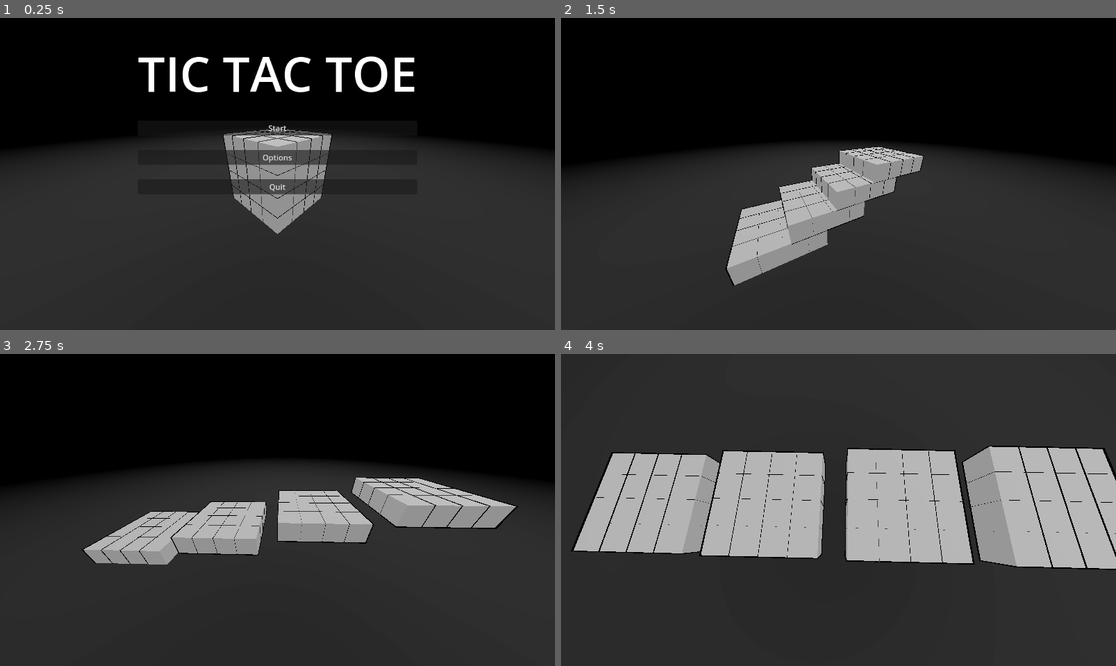
Above: before the commit, frames 1-4 (two rows, left to right).
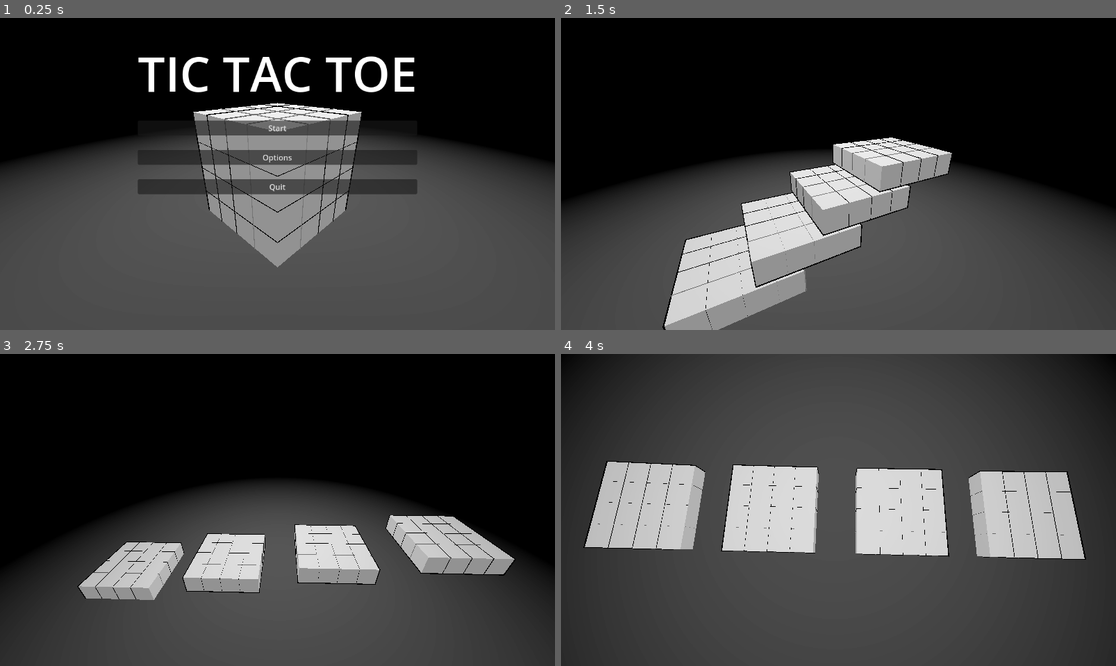
Above: after the commit, the same moments.

Repository: WingusInbound/3D-Tic-Tac-Toe
Game: Godot game, scene res://Scenes/main.tscn
Two runs of this game, one before a commit and one after it. Both use one fixed random seed, a clock stepped at 60 frames per second and the inputs below.
Inputs (mouse positions are in pixels of both pictures, inside the frame that each line leads up to):
- Up to frame 1 (0.25 s): no input
- Up to frame 2 (1.5 s): click "Start" at 0.5 s; move the mouse to (960, 158) at 1.27 s; press the mouse at (960, 158) at 1.28 s
- Up to frame 3 (2.75 s): move the mouse to (166, 525) at 2.02 s; release the mouse at (166, 525) at 2.03 s; click (166, 525) at 2.1 s
- Up to frame 4 (4 s): move the mouse to (894, 441) at 2.77 s; press the mouse at (894, 441) at 2.78 s; move the mouse to (810, 572) at 3.52 s; release the mouse at (810, 572) at 3.53 s; click (810, 572) at 3.6 s

The runs differ from the first frame. In frame 1, 47% of the frame differs, in the area x 0-100%, y 27-100%; in frame 2, 36%; in frame 3, 43%; in frame 4, 47%, in the area x 0-100%, y 0-100%.

Commit message:
Revert "Adding customized sizes"

Diff:
--- a/Scenes/main.tscn
+++ b/Scenes/main.tscn
@@ -33,38 +33,247 @@
 tracks/0/type = "value"
 tracks/0/imported = false
 tracks/0/enabled = true
-tracks/0/path = NodePath("Camera3D:position")
+tracks/0/path = NodePath("LayerFour:position")
 tracks/0/interp = 1
 tracks/0/loop_wrap = true
 tracks/0/keys = {
 "times": PackedFloat32Array(0),
 "transitions": PackedFloat32Array(1),
 "update": 0,
-"values": [Vector3(-5, 5, 5)]
+"values": [Vector3(0, 0, 0)]
 }
 tracks/1/type = "value"
 tracks/1/imported = false
 tracks/1/enabled = true
-tracks/1/path = NodePath("Camera3D:rotation")
+tracks/1/path = NodePath("LayerThree:position")
 tracks/1/interp = 1
 tracks/1/loop_wrap = true
 tracks/1/keys = {
 "times": PackedFloat32Array(0),
 "transitions": PackedFloat32Array(1),
 "update": 0,
-"values": [Vector3(-0.436332, -0.785398, 0)]
+"values": [Vector3(0, 0, 0)]
 }
 tracks/2/type = "value"
 tracks/2/imported = false
 tracks/2/enabled = true
-tracks/2/path = NodePath("Camera3D:fov")
+tracks/2/path = NodePath("LayerTwo:position")
 tracks/2/interp = 1
 tracks/2/loop_wrap = true
 tracks/2/keys = {
 "times": PackedFloat32Array(0),
 "transitions": PackedFloat32Array(1),
 "update": 0,
-"values": [100.0]
+"values": [Vector3(0, 0, 0)]
+}
+tracks/3/type = "value"
+tracks/3/imported = false
+tracks/3/enabled = true
+tracks/3/path = NodePath("LayerOne:position")
+tracks/3/interp = 1
+tracks/3/loop_wrap = true
+tracks/3/keys = {
+"times": PackedFloat32Array(0),
+"transitions": PackedFloat32Array(1),
+"update": 0,
+"values": [Vector3(0, 0, 0)]
+}
+tracks/4/type = "value"
+tracks/4/imported = false
+tracks/4/enabled = true
+tracks/4/path = NodePath("Camera3D:position")
+tracks/4/interp = 1
+tracks/4/loop_wrap = true
+tracks/4/keys = {
+"times": PackedFloat32Array(0),
+"transitions": PackedFloat32Array(1),
+"update": 0,
+"values": [Vector3(-5, 5, 5)]
+}
+tracks/5/type = "value"
+tracks/5/imported = false
+tracks/5/enabled = true
+tracks/5/path = NodePath("Camera3D:rotation")
+tracks/5/interp = 1
+tracks/5/loop_wrap = true
+tracks/5/keys = {
+"times": PackedFloat32Array(0),
+"transitions": PackedFloat32Array(1),
+"update": 0,
+"values": [Vector3(-0.436332, -0.785398, 0)]
+}
+tracks/6/type = "value"
+tracks/6/imported = false
+tracks/6/enabled = true
+tracks/6/path = NodePath("LayerThree:rotation")
+tracks/6/interp = 1
+tracks/6/loop_wrap = true
+tracks/6/keys = {
+"times": PackedFloat32Array(0),
+"transitions": PackedFloat32Array(1),
+"update": 0,
+"values": [Vector3(0, 0, 0)]
+}
+tracks/7/type = "value"
+tracks/7/imported = false
+tracks/7/enabled = true
+tracks/7/path = NodePath("LayerOne:rotation")
+tracks/7/interp = 1
+tracks/7/loop_wrap = true
+tracks/7/keys = {
+"times": PackedFloat32Array(0),
+"transitions": PackedFloat32Array(1),
+"update": 0,
+"values": [Vector3(0, 0, 0)]
+}
+tracks/8/type = "value"
+tracks/8/imported = false
+tracks/8/enabled = true
+tracks/8/path = NodePath("LayerTwo:rotation")
+tracks/8/interp = 1
+tracks/8/loop_wrap = true
+tracks/8/keys = {
+"times": PackedFloat32Array(0),
+"transitions": PackedFloat32Array(1),
+"update": 0,
+"values": [Vector3(0, 0, 0)]
+}
+tracks/9/type = "value"
+tracks/9/imported = false
+tracks/9/enabled = true
+tracks/9/path = NodePath("LayerFour:rotation")
+tracks/9/interp = 1
+tracks/9/loop_wrap = true
+tracks/9/keys = {
+"times": PackedFloat32Array(0),
+"transitions": PackedFloat32Array(1),
+"update": 0,
+"values": [Vector3(0, 0, 0)]
+}
+
+[sub_resource type="Animation" id="Animation_rmkl8"]
+resource_name = "game_win"
+length = 4.0
+step = 1.0
+tracks/0/type = "value"
+tracks/0/imported = false
+tracks/0/enabled = true
+tracks/0/path = NodePath("LayerFour:position")
+tracks/0/interp = 2
+tracks/0/loop_wrap = true
+tracks/0/keys = {
+"times": PackedFloat32Array(0, 2, 3),
+"transitions": PackedFloat32Array(1, 1, 1),
+"update": 0,
+"values": [Vector3(0, 0, 0), Vector3(9, 0, 0), Vector3(9, -3, 0)]
+}
+tracks/1/type = "value"
+tracks/1/imported = false
+tracks/1/enabled = true
+tracks/1/path = NodePath("LayerThree:position")
+tracks/1/interp = 2
+tracks/1/loop_wrap = true
+tracks/1/keys = {
+"times": PackedFloat32Array(0, 2, 3),
+"transitions": PackedFloat32Array(1, 1, 1),
+"update": 0,
+"values": [Vector3(0, 0, 0), Vector3(3, 0, 0), Vector3(3, -2, 0)]
+}
+tracks/2/type = "value"
+tracks/2/imported = false
+tracks/2/enabled = true
+tracks/2/path = NodePath("LayerTwo:position")
+tracks/2/interp = 2
+tracks/2/loop_wrap = true
+tracks/2/keys = {
+"times": PackedFloat32Array(0, 2, 3),
+"transitions": PackedFloat32Array(1, 1, 1),
+"update": 0,
+"values": [Vector3(0, 0, 0), Vector3(-3, 0, 0), Vector3(-3, -1, 0)]
+}
+tracks/3/type = "value"
+tracks/3/imported = false
+tracks/3/enabled = true
+tracks/3/path = NodePath("LayerOne:position")
+tracks/3/interp = 2
+tracks/3/loop_wrap = true
+tracks/3/keys = {
+"times": PackedFloat32Array(0, 2, 3),
+"transitions": PackedFloat32Array(1, 1, 1),
+"update": 0,
+"values": [Vector3(0, 0, 0), Vector3(-9, 0, 0), Vector3(-9, 0, 0)]
+}
+tracks/4/type = "value"
+tracks/4/imported = false
+tracks/4/enabled = true
+tracks/4/path = NodePath("Camera3D:position")
+tracks/4/interp = 2
+tracks/4/loop_wrap = true
+tracks/4/keys = {
+"times": PackedFloat32Array(0, 2, 4),
+"transitions": PackedFloat32Array(1, 1, 1),
+"update": 0,
+"values": [Vector3(-5, 5, 5), Vector3(0, 10, 10), Vector3(0, 10, 0)]
+}
+tracks/5/type = "value"
+tracks/5/imported = false
+tracks/5/enabled = true
+tracks/5/path = NodePath("Camera3D:rotation")
+tracks/5/interp = 2
+tracks/5/loop_wrap = true
+tracks/5/keys = {
+"times": PackedFloat32Array(0, 2, 4),
+"transitions": PackedFloat32Array(1, 1, 1),
+"update": 0,
+"values": [Vector3(-0.436332, -0.785398, 0), Vector3(-0.436332, 0, 0), Vector3(-1.5708, 0, 0)]
+}
+tracks/6/type = "value"
+tracks/6/imported = false
+tracks/6/enabled = true
+tracks/6/path = NodePath("LayerThree:rotation")
+tracks/6/interp = 2
+tracks/6/loop_wrap = true
+tracks/6/keys = {
+"times": PackedFloat32Array(3, 4),
+"transitions": PackedFloat32Array(1, 1),
+"update": 0,
+"values": [Vector3(0, 0, 0), Vector3(0, 0, 0.0349066)]
+}
+tracks/7/type = "value"
+tracks/7/imported = false
+tracks/7/enabled = true
+tracks/7/path = NodePath("LayerOne:rotation")
+tracks/7/interp = 2
+tracks/7/loop_wrap = true
+tracks/7/keys = {
+"times": PackedFloat32Array(3, 4),
+"transitions": PackedFloat32Array(1, 1),
+"update": 0,
+"values": [Vector3(0, 0, 0), Vector3(0, 0, -0.174533)]
+}
+tracks/8/type = "value"
+tracks/8/imported = false
+tracks/8/enabled = true
+tracks/8/path = NodePath("LayerTwo:rotation")
+tracks/8/interp = 2
+tracks/8/loop_wrap = true
+tracks/8/keys = {
+"times": PackedFloat32Array(3, 4),
+"transitions": PackedFloat32Array(1, 1),
+"update": 0,
+"values": [Vector3(0, 0, 0), Vector3(0, 0, -0.0349066)]
+}
+tracks/9/type = "value"
+tracks/9/imported = false
+tracks/9/enabled = true
+tracks/9/path = NodePath("LayerFour:rotation")
+tracks/9/interp = 2
+tracks/9/loop_wrap = true
+tracks/9/keys = {
+"times": PackedFloat32Array(3, 4),
+"transitions": PackedFloat32Array(1, 1),
+"update": 0,
+"values": [Vector3(0, 0, 0), Vector3(0, 0, 0.0872665)]
 }
 
 [sub_resource type="Animation" id="Animation_ydefg"]
@@ -74,64 +283,183 @@
 tracks/0/type = "value"
 tracks/0/imported = false
 tracks/0/enabled = true
-tracks/0/path = NodePath("Camera3D:position")
+tracks/0/path = NodePath("LayerFour:position")
 tracks/0/interp = 2
 tracks/0/loop_wrap = true
 tracks/0/keys = {
-"times": PackedFloat32Array(0, 2, 4),
-"transitions": PackedFloat32Array(1, 1, 1),
-"update": 0,
-"values": [Vector3(-5, 5, 5), Vector3(0, 10, 10), Vector3(0, 10, 0)]
+"times": PackedFloat32Array(0, 2, 3),
+"transitions": PackedFloat32Array(1, 1, 1),
+"update": 0,
+"values": [Vector3(0, 0, 0), Vector3(9, 0, 0), Vector3(9, -3, 0)]
 }
 tracks/1/type = "value"
 tracks/1/imported = false
 tracks/1/enabled = true
-tracks/1/path = NodePath("Camera3D:rotation")
+tracks/1/path = NodePath("LayerThree:position")
 tracks/1/interp = 2
 tracks/1/loop_wrap = true
 tracks/1/keys = {
+"times": PackedFloat32Array(0, 2, 3),
+"transitions": PackedFloat32Array(1, 1, 1),
+"update": 0,
+"values": [Vector3(0, 0, 0), Vector3(3, 0, 0), Vector3(3, -2, 0)]
+}
+tracks/2/type = "value"
+tracks/2/imported = false
+tracks/2/enabled = true
+tracks/2/path = NodePath("LayerTwo:position")
+tracks/2/interp = 2
+tracks/2/loop_wrap = true
+tracks/2/keys = {
+"times": PackedFloat32Array(0, 2, 3),
+"transitions": PackedFloat32Array(1, 1, 1),
+"update": 0,
+"values": [Vector3(0, 0, 0), Vector3(-3, 0, 0), Vector3(-3, -1, 0)]
+}
+tracks/3/type = "value"
+tracks/3/imported = false
+tracks/3/enabled = true
+tracks/3/path = NodePath("LayerOne:position")
+tracks/3/interp = 2
+tracks/3/loop_wrap = true
+tracks/3/keys = {
+"times": PackedFloat32Array(0, 2, 3),
+"transitions": PackedFloat32Array(1, 1, 1),
+"update": 0,
+"values": [Vector3(0, 0, 0), Vector3(-9, 0, 0), Vector3(-9, 0, 0)]
+}
+tracks/4/type = "value"
+tracks/4/imported = false
+tracks/4/enabled = true
+tracks/4/path = NodePath("Camera3D:position")
+tracks/4/interp = 2
+tracks/4/loop_wrap = true
+tracks/4/keys = {
 "times": PackedFloat32Array(0, 2, 4),
 "transitions": PackedFloat32Array(1, 1, 1),
 "update": 0,
+"values": [Vector3(-5, 5, 5), Vector3(0, 10, 10), Vector3(0, 10, 0)]
+}
+tracks/5/type = "value"
+tracks/5/imported = false
+tracks/5/enabled = true
+tracks/5/path = NodePath("Camera3D:rotation")
+tracks/5/interp = 2
+tracks/5/loop_wrap = true
+tracks/5/keys = {
+"times": PackedFloat32Array(0, 2, 4),
+"transitions": PackedFloat32Array(1, 1, 1),
+"update": 0,
 "values": [Vector3(-0.436332, -0.785398, 0), Vector3(-0.436332, 0, 0), Vector3(-1.5708, 0, 0)]
 }
-
-[sub_resource type="Animation" id="Animation_5nuce"]
+tracks/6/type = "value"
+tracks/6/imported = false
+tracks/6/enabled = true
+tracks/6/path = NodePath("LayerThree:rotation")
+tracks/6/interp = 2
+tracks/6/loop_wrap = true
+tracks/6/keys = {
+"times": PackedFloat32Array(3, 4),
+"transitions": PackedFloat32Array(1, 1),
+"update": 0,
+"values": [Vector3(0, 0, 0), Vector3(0, 0, 0.0349066)]
+}
+tracks/7/type = "value"
+tracks/7/imported = false
+tracks/7/enabled = true
+tracks/7/path = NodePath("LayerOne:rotation")
+tracks/7/interp = 2
+tracks/7/loop_wrap = true
+tracks/7/keys = {
+"times": PackedFloat32Array(3, 4),
+"transitions": PackedFloat32Array(1, 1),
+"update": 0,
+"values": [Vector3(0, 0, 0), Vector3(0, 0, -0.174533)]
+}
+tracks/8/type = "value"
+tracks/8/imported = false
+tracks/8/enabled = true
+tracks/8/path = NodePath("LayerTwo:rotation")
+tracks/8/interp = 2
+tracks/8/loop_wrap = true
+tracks/8/keys = {
+"times": PackedFloat32Array(3, 4),
+"transitions": PackedFloat32Array(1, 1),
+"update": 0,
+"values": [Vector3(0, 0, 0), Vector3(0, 0, -0.0349066)]
+}
+tracks/9/type = "value"
+tracks/9/imported = false
+tracks/9/enabled = true
+tracks/9/path = NodePath("LayerFour:rotation")
+tracks/9/interp = 2
+tracks/9/loop_wrap = true
+tracks/9/keys = {
+"times": PackedFloat32Array(3, 4),
+"transitions": PackedFloat32Array(1, 1),
+"update": 0,
+"values": [Vector3(0, 0, 0), Vector3(0, 0, 0.0872665)]
+}
+
+[sub_resource type="Animation" id="Animation_jxbgm"]
 resource_name = "rotate"
 length = 5.0
+loop_mode = 1
 tracks/0/type = "value"
 tracks/0/imported = false
 tracks/0/enabled = true
-tracks/0/path = NodePath("Camera3D:fov")
+tracks/0/path = NodePath("LayerOne:rotation")
 tracks/0/interp = 1
 tracks/0/loop_wrap = true
 tracks/0/keys = {
-"times": PackedFloat32Array(0, 5),
-"transitions": PackedFloat32Array(1, 1),
-"update": 0,
-"values": [100.0, 50.0]
+"times": PackedFloat32Array(0, 2.5, 5),
+"transitions": PackedFloat32Array(1, 1, 1),
+"update": 0,
+"values": [Vector3(0, 0, 0), Vector3(0, 3.14159, 0), Vector3(0, 6.28319, 0)]
+}
+tracks/1/type = "value"
+tracks/1/imported = false
+tracks/1/enabled = true
+tracks/1/path = NodePath("LayerTwo:rotation")
+tracks/1/interp = 1
+tracks/1/loop_wrap = true
+tracks/1/keys = {
+"times": PackedFloat32Array(0, 2.5, 5),
+"transitions": PackedFloat32Array(1, 1, 1),
+"update": 0,
+"values": [Vector3(0, 0, 0), Vector3(0, 3.14159, 0), Vector3(0, 6.28319, 0)]
+}
+tracks/2/type = "value"
+tracks/2/imported = false
+tracks/2/enabled = true
+tracks/2/path = NodePath("LayerThree:rotation")
+tracks/2/interp = 1
+tracks/2/loop_wrap = true
+tracks/2/keys = {
+"times": PackedFloat32Array(0, 2.5, 5),
+"transitions": PackedFloat32Array(1, 1, 1),
+"update": 0,
+"values": [Vector3(0, 0, 0), Vector3(0, 3.14159, 0), Vector3(0, 6.28319, 0)]
+}
+tracks/3/type = "value"
+tracks/3/imported = false
+tracks/3/enabled = true
+tracks/3/path = NodePath("LayerFour:rotation")
+tracks/3/interp = 1
+tracks/3/loop_wrap = true
+tracks/3/keys = {
+"times": PackedFloat32Array(0, 2.5, 5),
+"transitions": PackedFloat32Array(1, 1, 1),
+"update": 0,
+"values": [Vector3(0, 0, 0), Vector3(0, 3.14159, 0), Vector3(0, 6.28319, 0)]
 }
 
 [sub_resource type="AnimationLibrary" id="AnimationLibrary_r8lxa"]
 _data = {
 "RESET": SubResource("Animation_am3os"),
+"game_win": SubResource("Animation_rmkl8"),
 "play_game": SubResource("Animation_ydefg"),
-"rotate": SubResource("Animation_5nuce")
-}
-
-[sub_resource type="Animation" id="Animation_mbplr"]
-resource_name = "play_game"
-length = 4.0
-
-[sub_resource type="Animation" id="Animation_7cg1e"]
-resource_name = "rotate"
-length = 5.0
-loop_mode = 1
-
-[sub_resource type="AnimationLibrary" id="AnimationLibrary_4pypu"]
-_data = {
-"play_game": SubResource("Animation_mbplr"),
-"rotate": SubResource("Animation_7cg1e")
+"rotate": SubResource("Animation_jxbgm")
 }
 
 [node name="Main" type="Node3D"]
@@ -164,7 +492,6 @@
 [node name="Camera3D" type="Camera3D" parent="."]
 transform = Transform3D(0.707107, 0.298836, -0.640856, 0, 0.906308, 0.422618, 0.707107, -0.298836, 0.640856, -5, 5, 5)
 current = true
-fov = 100.0
 
 [node name="LayerOne" type="Node3D" parent="."]
 
@@ -365,17 +692,12 @@
 [node name="Square15" parent="LayerFour" instance=ExtResource("3_edg6o")]
 transform = Transform3D(1, 0, 0, 0, 1, 0, 0, 0, 1, 1, 3, 1)
 
-[node name="CameraAnimationPlayer" type="AnimationPlayer" parent="."]
+[node name="AnimationPlayer" type="AnimationPlayer" parent="."]
 libraries = {
 "": SubResource("AnimationLibrary_r8lxa")
 }
 
-[node name="CubeAnimationPlayer" type="AnimationPlayer" parent="."]
-libraries = {
-"": SubResource("AnimationLibrary_4pypu")
-}
-
 [node name="WinCheck" type="Node3D" parent="."]
 script = ExtResource("4_vb1hq")
 
-[connection signal="animation_finished" from="CameraAnimationPlayer" to="." method="_on_animation_player_animation_finished"]
+[connection signal="animation_finished" from="AnimationPlayer" to="." method="_on_animation_player_animation_finished"]
--- a/Scripts/main.gd
+++ b/Scripts/main.gd
@@ -12,27 +12,20 @@
 var current_turn: int
 var players: Array
 var winner
-var cube_size: int
-var half_size: int
 
-# On Ready
 @onready var layer_one = $LayerOne
 @onready var layer_two = $LayerTwo
 @onready var layer_three = $LayerThree
 @onready var layer_four = $LayerFour
+@onready var anim_player = $AnimationPlayer
 @onready var layers = [layer_one, layer_two, layer_three, layer_four]
 @onready var win_check: Node3D = $WinCheck
 @onready var ui: UI = $UI_Canvas
-@onready var square = preload("res://Scenes/square.tscn")
-@onready var cube_anim_player: AnimationPlayer = $CubeAnimationPlayer
-@onready var camera_anim_player: AnimationPlayer = $CameraAnimationPlayer
-@onready var camera: Camera3D = $Camera3D
-@onready var spotlight: SpotLight3D = $SpotLight3D
 
 
 # Called when the node enters the scene tree for the first time.
 func _ready() -> void:
-	var _connections = Messenger.SELECTED.connect(_on_tile_selected)
+	var _connections = Messenger.SELECTED.connect(tile_selected)
 	var player_one: Player = Player.new()
 	player_one.color = preload("res://Assets/player_one_square.tres")
 	player_one.value = 1
@@ -40,118 +33,34 @@
 	player_two.color = preload("res://Assets/player_two_square.tres")
 	player_two.value = -1
 	players = [player_one, player_two]
-	set_spotlight()
+	set_square_map()
 	ui.main_menu()
 
-# Runs every physics frame
+
+# Called during Ready, sets up map of cube
+func set_square_map():
+	for i in layers:
+		var children = i.get_children()
+		for child in children:
+			var key = get_string_coords(child.position)
+			square_map.get_or_add(key, child.value)
+
+
+# Called during Ready, chooses and sets starting player
+func start_game():
+	current_turn = randi_range(0, 1)
+	current_player = players[current_turn]
+	anim_player.play("play_game")
+
+
 func _process(_delta) -> void:
 	if Input.is_action_just_pressed("pause") and game_state == GlobalVars.GameState.PLAY:
 		ui.toggle_pause()
 
 
-# Called during Ready, chooses and sets starting player
-func start_game():
-	for i in layers:
-		i.visible = false
-	current_turn = randi_range(0, 1)
-	current_player = players[current_turn]
-	cube_anim_player.play("play_game")
-	camera_anim_player.play("play_game")
-	cube_size = GlobalVars.cube_size
-	half_size = GlobalVars.cube_size/2
-	set_cube()
-	set_camera()
-
-
-# Called during Ready, updates spotlight location
-func set_spotlight() -> void:
-	spotlight.position = Vector3(0,50,0)
-
-
-# Called during Ready, creates the Node for the cube, each layer, and the squares.
-func set_cube() -> void:
-	# Creates Cube node and adds it to the tree
-	var cube = Node3D.new()
-	cube.name = "Cube"
-	add_child(cube)
-	var cube_node: Node3D = get_node("/root/Main/Cube") # Gets Cube node
-	# For each layer, y, in cube_size
-	for y in range(cube_size):
-		var temp_layer = Node3D.new() # Create a new node
-		temp_layer.name = "Layer" + str(y) # Sets layer name
-		cube_node.add_child(temp_layer) # Adds node as child of Cube
-		var layer_node: Node3D = get_node("/root/Main/Cube/" + str(temp_layer.name)) # Get Layer node
-		# For each dimension, x
-		for x in range(cube_size):
-			# For each dimension, z
-			for z in range(cube_size):
-				var temp_square = square.instantiate()
-				temp_square.name = "Square" + str(x*cube_size+z) # Names square node
-				layer_node.add_child(temp_square)
-				temp_square.global_position = Vector3(x-half_size,y,z-half_size)
-				var temp_key = get_string_coords(temp_square.position)
-				square_map.get_or_add(temp_key,temp_square.value)
-		# Set Animation Track for each layer
-		set_layer_animation_track(y, layer_node)
-	set_cube_animation_tracks()
-
-
-# Called in set_cube, sets layer Animation Track
-func set_layer_animation_track(y: int, node: Node3D) -> void:
-	var cube_anim: Animation = cube_anim_player.get_animation("play_game") # Gets animation for Cube
-	cube_anim.add_track(Animation.TYPE_POSITION_3D)
-	cube_anim.track_set_path(y, str(node.get_path()))
-	cube_anim.track_insert_key(y, 0, node.position)
-	if y < half_size:
-		# Negative X Position
-		cube_anim.track_insert_key(y,2,Vector3(-(abs(y-half_size)*cube_size+abs(y-half_size)),0,0))
-		cube_anim.track_insert_key(y,4,Vector3(-(abs(y-half_size)*cube_size+abs(y-half_size)),-y,0))
-	else:
-		# Positive X Position
-		cube_anim.track_insert_key(y,2,Vector3((abs(y-half_size)*cube_size+abs(y-half_size)),0,0))
-		cube_anim.track_insert_key(y,4,Vector3((abs(y-half_size)*cube_size+abs(y-half_size)),-y,0))
-
-
-# Called in set_cube, sets cube animation tracks for rotation and game_win
-func set_cube_animation_tracks() -> void:
-	var cube_anim: Animation = cube_anim_player.get_animation("play_game")
-	var cube_anim_game_win = cube_anim.duplicate()
-	var cube_library: AnimationLibrary = cube_anim_player.get_animation_library("")
-	cube_library.add_animation("game_win", cube_anim_game_win)
-	var cube_rotation_anim: Animation = cube_anim_player.get_animation("rotate")
-	cube_rotation_anim.add_track(2)
-	cube_rotation_anim.track_set_path(0,"/root/Main/Cube")
-	cube_rotation_anim.track_insert_key(0,0,Quaternion(Vector3(0,1,0),deg_to_rad(0)))
-	cube_rotation_anim.track_insert_key(0,2.5,Quaternion(Vector3(0,1,0),deg_to_rad(180)))
-	cube_rotation_anim.track_insert_key(0,5.0,Quaternion(Vector3(0,1,0),deg_to_rad(360)))
-
-
-# Called in Ready, set camera starting position and animations
-func set_camera() -> void:
-	camera.position = Vector3(-(cube_size+2),cube_size+2,cube_size+2) # Set starting location for camera
-	# Set animation track for play_game
-	var camera_anim: Animation = camera_anim_player.get_animation("play_game")
-	camera_anim.track_insert_key(0,0,camera.position)
-	camera_anim.track_insert_key(0,2,Vector3(half_size-cube_size,cube_size+2,cube_size+3))
-	print(cube_size)
-	if cube_size == 4:
-		print("cube_size = 4")
-		camera_anim.track_insert_key(0,4,Vector3(-(half_size+0.5),cube_size+half_size,0))
-	elif cube_size == 6:
-		print("cube_size = 6")
-		camera_anim.track_insert_key(0,4,Vector3(-(half_size+0.5),cube_size*2,0))
-	else:
-		print("cube_size = 8")
-		camera_anim.track_insert_key(0,4,Vector3(-(half_size+0.5),cube_size*2.5,0))
-	# Duplicate play_game for game_win animation
-	var camera_anim_game_win = camera_anim.duplicate()
-	var library: AnimationLibrary = camera_anim_player.get_animation_library("")
-	library.add_animation("game_win", camera_anim_game_win)
-
-
 # Triggered when a box is clicked
 # Collects data from selected box and calls for applicable changes
-func _on_tile_selected(square):
+func tile_selected(square):
 	if game_state != GlobalVars.GameState.PLAY:
 		return
 	var key = get_string_coords(square.position)
@@ -160,9 +69,19 @@
 	turn(key)
 
 
+# Returns positional cordinates of a box as a 3 digit string
+func get_string_coords(coords: Vector3) -> String:
+	var temp_string: String = ""
+	temp_string += str(coords.x + 2)
+	temp_string += str(coords.y)
+	temp_string += str(coords.z + 2)
+	return temp_string
+
+
 # Determines if the selected box results in a win
 # Otherwise, toggle current player
 func turn(key):
+	print("Key: ", key)
 	winner = win_check.validate(key)
 	if winner:
 		game_state = GlobalVars.GameState.ENDING
@@ -170,20 +89,20 @@
 			print("Player 1 Wins!")
 		else:
 			print("Player 2 Wins")
-		cube_anim_player.play_backwards("game_win")
-		camera_anim_player.play_backwards("game_win")
+		anim_player.play_backwards("game_win")
 	else:
 		current_turn = (current_turn + 1) % 2
 		current_player = players[current_turn]
 
 
 func show_win():
-	var cube_node: Node3D = get_node("/root/Main/Cube")
-	var layers = cube_node.get_children()
+	#print(winner)
 	for i in layers:
 		var children = i.get_children()
 		for child in children:
+			#print(child.position)
 			var temp_key = get_string_coords(child.position)
+			#print(temp_key)
 			if str(temp_key) in winner:
 				continue
 			else:
@@ -191,19 +110,9 @@
 					child.anim_player.play("shrink")
 				else:
 					child.anim_player.play("shrink_player")
-	cube_anim_player.play("rotate")
-	camera_anim_player.play("rotate")
+	anim_player.play("rotate")
 	game_state = GlobalVars.GameState.DONE
 	ui.game_over()
-
-
-# Returns positional cordinates of a box as a 3 digit string
-func get_string_coords(coords: Vector3) -> String:
-	var temp_string: String = ""
-	temp_string += str(coords.x + half_size)
-	temp_string += str(coords.y)
-	temp_string += str(coords.z + half_size)
-	return temp_string
 
 
 func _on_animation_player_animation_finished(anim_name: StringName) -> void:
--- a/Scripts/options_menu.gd
+++ b/Scripts/options_menu.gd
@@ -14,6 +14,6 @@
 
 
 func _on_cube_size_plus_button_pressed() -> void:
-	if GlobalVars.cube_size < 8:
+	if GlobalVars.cube_size < 10:
 		GlobalVars.cube_size += 2
 		cube_size_display_label.text = str(GlobalVars.cube_size)
--- a/Scripts/square.gd
+++ b/Scripts/square.gd
@@ -1,20 +1,15 @@
 extends Node3D
 
-# Public
-var value: int
-
-# Private
-var selected: bool = false
-var main: Node3D
-
-# On Ready
 @onready var mesh: MeshInstance3D = $MeshInstance3D
 @onready var anim_player: AnimationPlayer = $AnimationPlayer
+@onready var main: Node3D = get_owner()
+
+var selected: bool = false
+var wins = []
+var value: int
 
 # Called when the node enters the scene tree for the first time.
 func _ready() -> void:
-	if is_inside_tree():
-		main = get_node("/root/Main")
 	pass # Replace with function body.
 
 
@@ -30,6 +25,7 @@
 		mesh.material_override = main.current_player.color
 
 
+
 func _on_area_3d_mouse_exited() -> void:
 	if selected:
 		return
@@ -42,6 +38,7 @@
 		if selected:
 			return
 		if main.game_state == GlobalVars.GameState.PLAY:
+			#print("Left Clicked")
 			mesh.material_override = main.current_player.color
 			value = main.current_player.value
 			Messenger.SELECTED.emit(self)
Not shown: 1 places in Scenes/main.tscn that only renumber resources
